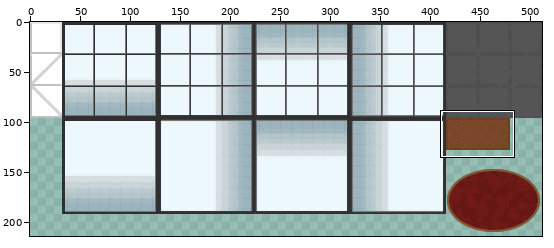
Sprite sheet, stored at maps/erba_inner_walls.png. The picture above shows the old version from afar; the outline marks the close-up.
Close-up. Old version:
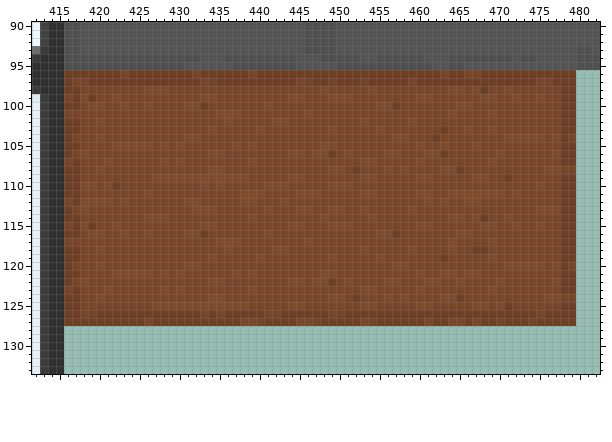
The file is 512x256 pixels. Pixels under 10% opacity are left out. Colours within 5 levels of each other are drawn and written as one. Shown: x 412..482, y 90..133. The wide view leaves out empty margins.
And afterwards:
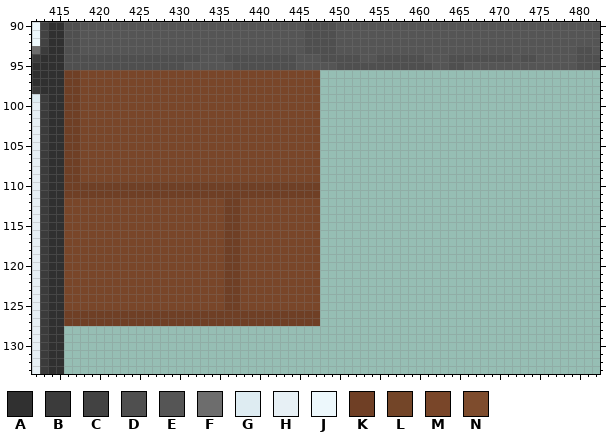
Palette (. is transparent): A #303030  B #3b3b3b  C #424242  D #4f4f4f  E #555555  F #6d6d6d  G #deecf2  H #e7f0f5  J #edf8fc  K #6f3f25  L #734528  M #794629  N #7e4c2d
Commit message: Fix wooden floor
What changed:
y 96: x 418..422 KKKKK -> MMMMM; x 424..431 KKKKKKKK -> MMMMMMMM; x 433..438 KKKKKK -> MMMMMM; x 440..479 KKKKKKKKKKKKKKKKKKKKKKKMKKMMKKKKKKKKKKKK -> MMMMMMMM................................
y 97: x 417 M -> K; x 419..432 KKKKKKKKKKKKKK -> MMMMMMMMMMMMMM; x 434..444 LKKKKKKKKKK -> MMMMMMMMMMM; x 446..479 LKKLKKKLKKKKKMKKKKKKKKKKKKKKKMMKKK -> MM................................
y 98: x 426..428 NNN -> MMM; x 448..479 NMMMMMNMMMMMMMMMNNMNKMMNMMMMMMKK -> ................................
y 99: x 416 M -> K; x 418..419 NK -> MM; x 422 N -> M; x 433..434 NN -> MM; x 444..445 NN -> MM; x 448..479 MNNNMMMMMMMMNNMMMMMMNNMMNMMNMMKK -> ................................
y 100: x 419..420 NN -> MM; x 423 N -> M; x 426 N -> M; x 431..433 NNK -> MMM; x 441 N -> M; x 448..479 MMMMMMMNNKMMMMMMMNNMMMMMMMMMMMKK -> ................................
y 101: x 416..417 MM -> KK; x 435..437 NNN -> MMM; x 446 N -> M; x 448..479 MMMMMMMMMMMMMMMMNMMMMNMMMMMMMMKK -> ................................
y 102: x 420 N -> M; x 436 N -> M; x 442..443 NN -> MM; x 448..479 MMMMMNMMMMMNMMMMMMMMMMMMMMMMMMKK -> ................................
y 103: x 434 N -> M; x 440 N -> M; x 448..479 MNMMMMMNMMMMMMMKMMNMMNMMMMMMMMKK -> ................................
y 104: x 417 M -> K; x 420 N -> M; x 431..432 NN -> MM; x 448..479 MMMMMMMMMNNMMMKMMMMMMMMNNNNNMNKM -> ................................
y 105: x 422..426 NNNNN -> MMMMM; x 428 N -> M; x 430 N -> M; x 437 N -> M; x 439 N -> M; x 448..479 NNMMMMMMMMMMNMMNMMMNMMMMMMMMMMKK -> ................................
y 106: x 417..418 MN -> KM; x 434..435 NN -> MM; x 444..445 NN -> MM; x 447..479 NNKMNMMMMNNMMMNNKMMMMMMNMMMMMMNKK -> M................................
y 107: x 416 M -> K; x 421 N -> M; x 428 N -> M; x 430 N -> M; x 439 N -> M; x 448..479 MMMMMNNMMMMMNMMMMMMMMNMMMMMMMMKK -> ................................
y 108: x 420 N -> M; x 434..435 NN -> MM; x 448..479 MNNMKMMMNMNMMMMNNKMMMMMMMMMMNNMM -> ................................
y 109: x 427..438 NNNNNNNNNNNN -> MMMMMMMMMMMM; x 444..445 NN -> MM; x 448..479 MMMMMNNMMMMMNNMMMMMNNMMKMMMMMMKK -> ................................
y 110: x 418..421 NNMN -> KKKK; x 423..479 MMMMMMMMMMNMNMMMMMNNNMMMMMNNNMMMMMMMMMMMMMMMMMMMMMMMNMMKK -> KKKKKKKKKKKKKKKKKKKKKKKKK................................
y 111: x 418..479 MMMMMMMMNMMMMMMMMMMMNNNMMMMNNNMMMMMNNMMMMMNNMMNNNNNNNMNMMMMMKK -> KKKKKKKKKKKKKKKKKKKKKKKKKKKKKK................................
y 112: x 417..421 KNNNN -> MMMMM; x 423 N -> M; x 431..432 NN -> MM; x 436..439 MMNN -> KKMM; x 443 N -> M; x 448..479 MMMMMMMMMMMMMNMNMMNNMMMMMMMMMMKK -> ................................
y 113: x 416 K -> M; x 418 N -> M; x 432..434 NNN -> MMM; x 436..437 MM -> KK; x 441 N -> M; x 445..446 NN -> MM; x 448..479 MNNMMNMMMMMNMMMMMMMMMMMMMMMNNNKK -> ................................
y 114: x 416..417 KK -> MM; x 426..428 NNN -> MMM; x 436..437 MM -> KK; x 439 N -> M; x 448..479 NMMMMMNMMMMMMMMMNNMNKMMNMMMMMMKK -> ................................
y 115: x 417..419 KNK -> MMM; x 422 N -> M; x 433..434 NN -> MM; x 436..437 MM -> KK; x 444..445 NN -> MM; x 448..479 MNNNMMMMMMMMNNMMMMMMNNMMNMMNMMKK -> ................................
y 116: x 416..417 KK -> MM; x 419..420 NN -> MM; x 423 N -> M; x 426 N -> M; x 431..433 NNK -> MMM; x 436..437 MM -> KK; x 441 N -> M; x 448..479 MMMMMMMNNKMMMMMMMNNMMMMMMMMMMMKK -> ................................
y 117: x 435..437 NNN -> MKK; x 446 N -> M; x 448..479 MMMMMMMMMMMMMMMMNMMMMNMMMMMMMMKK -> ................................
y 118: x 416..417 KK -> MM; x 420 N -> M; x 436..437 NM -> KK; x 442..443 NN -> MM; x 448..479 MMMMMNMMMMMNMMMMNMMKKMMMMMMMMMKK -> ................................
y 119: x 416..417 KK -> MM; x 434 N -> M; x 436..437 MM -> KK; x 440 N -> M; x 448..479 MNMMMMMNMMMMMMMKMMMMMNMMMMMMMMKK -> ................................
y 120: x 416 K -> M; x 420 N -> M; x 431..432 NN -> MM; x 436..437 MM -> KK; x 448..479 MMMMMMMMMNNMMMMMMMMMMMMNNNNNMNKM -> ................................
y 121: x 416..417 KK -> MM; x 422..426 NNNNN -> MMMMM; x 428 N -> M; x 430 N -> M; x 436..437 MN -> KK; x 439 N -> M; x 448..479 NNMMMMMMMMMMNMMNNMNNMMMMMMMMMMKK -> ................................
y 122: x 416 K -> M; x 418 N -> M; x 434..437 NNMM -> MMKK; x 444..445 NN -> MM; x 447..479 NNKMNMMMMNNMMMNNMMNMMMMNMMMMMMNKK -> M................................
y 123: x 417 K -> M; x 421 N -> M; x 428 N -> M; x 430 N -> M; x 436..437 MM -> KK; x 439 N -> M; x 448..479 MMMMMNNMMMMMNMMMMMMMMNMMMMMMMMKK -> ................................
y 124: x 416..417 KK -> MM; x 420 N -> M; x 434..437 NNMM -> MMKK; x 448..479 MNNMKMMMNMNMMMMNNKMMMMMMMMMMNNMM -> ................................
y 125: x 416..417 KK -> MM; x 427..438 NNNNNNNNNNNN -> MMMMMMMMMKKM; x 444..445 NN -> MM; x 448..479 MMMMMNNMMMMMNNMMMMMNNMNKMMMMMMKK -> ................................
y 126: x 418..419 ML -> KK; x 433 M -> K; x 435 M -> K; x 441..442 MM -> KK; x 448..479 KMLKKKKKKKKKKKKKKKKKKKKKKKKMKKKK -> ................................
y 127: x 426 M -> K; x 438..440 MML -> KKK; x 445..479 MMLKKKKKMLKKKKKKMKKMMKMKKLKKKLKKKKK -> KKK................................
Changed places in both close-ups, as pixel boxes (x1, y1, x2, y2):
changed: (64, 70, 576, 326)
